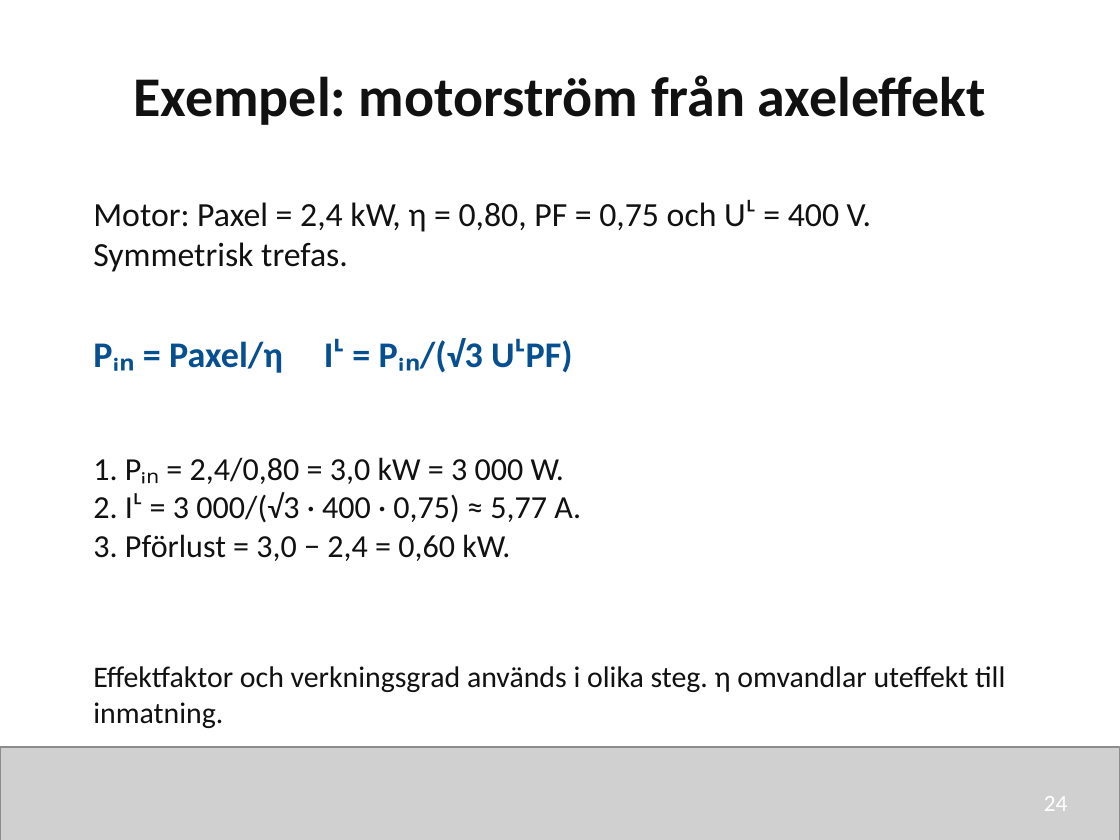
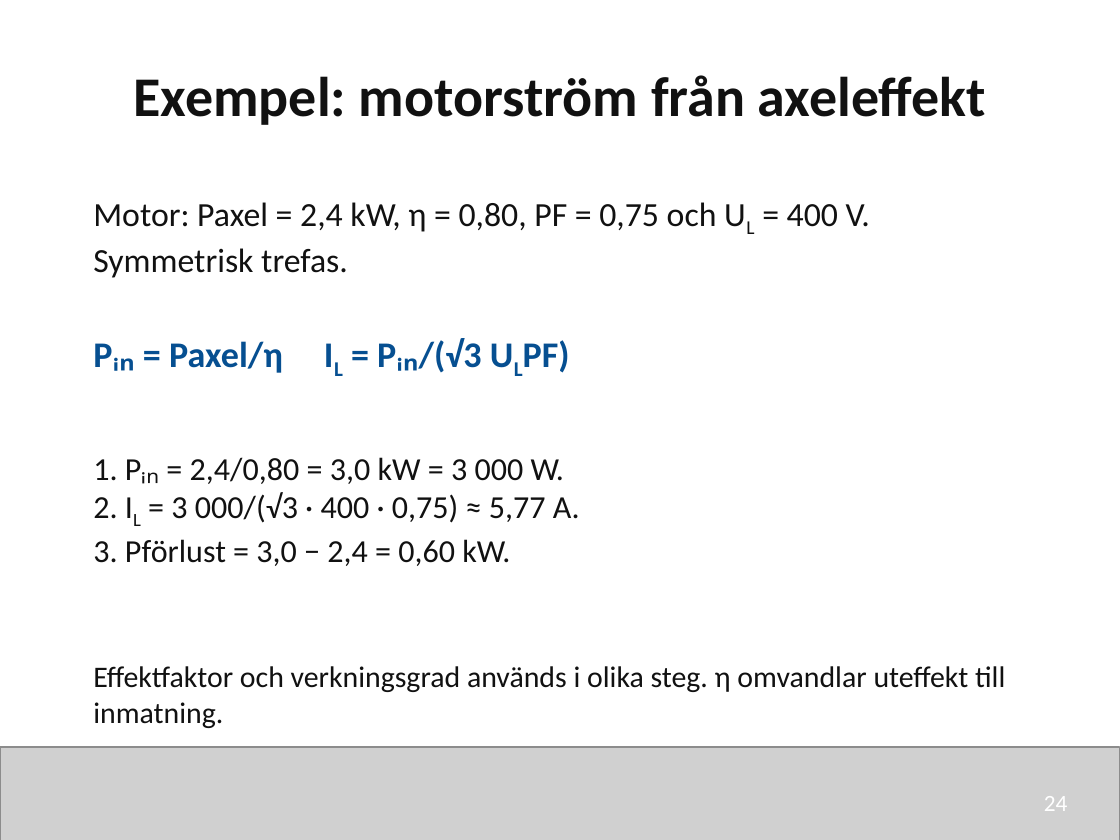
Before and after one commit to nj22az/nj22az.github.io, a slide deck: slide 24 of sjoskolan/vecka-41/aktuell/v41_02_Y_och_trefaseffekt_elev.pptx. Drawn at 1120x840 pixels with LibreOffice and Linux fonts; fonts in the diff are those of the drawing; grey boxes stand for pictures. Boxes give left, top, right and bottom in pixels: in the first picture for what was removed or moved away, otherwise in the second. Text is boxed around its words. In the diff, an @@ line names an element or a change of style, - is before the commit and + after.

```diff
--- a/sjoskolan/vecka-41/aktuell/v41_02_Y_och_trefaseffekt_elev.pptx
+++ b/sjoskolan/vecka-41/aktuell/v41_02_Y_och_trefaseffekt_elev.pptx
@@ text at [93,202,870,278]: text changed @@
-Motor: Paxel = 2,4 kW, η = 0,80, PF = 0,75 och Uᴸ = 400 V. Symmetrisk trefas.
+Motor: Paxel = 2,4 kW, η = 0,80, PF = 0,75 och UL = 400 V. Symmetrisk trefas.
@@ text at [169,338,482,373]: text changed @@
-Pᵢₙ = Paxel/η Iᴸ = Pᵢₙ/(√3 UᴸPF)
+Pᵢₙ = Paxel/η IL = Pᵢₙ/(√3 ULPF)
@@ text at [93,492,580,523]: text changed @@
-2. Iᴸ = 3 000/(√3 · 400 · 0,75) ≈ 5,77 A.
+2. IL = 3 000/(√3 · 400 · 0,75) ≈ 5,77 A.
```
Also in this commit, not shown: 27 other slides changed, 20 other files.
